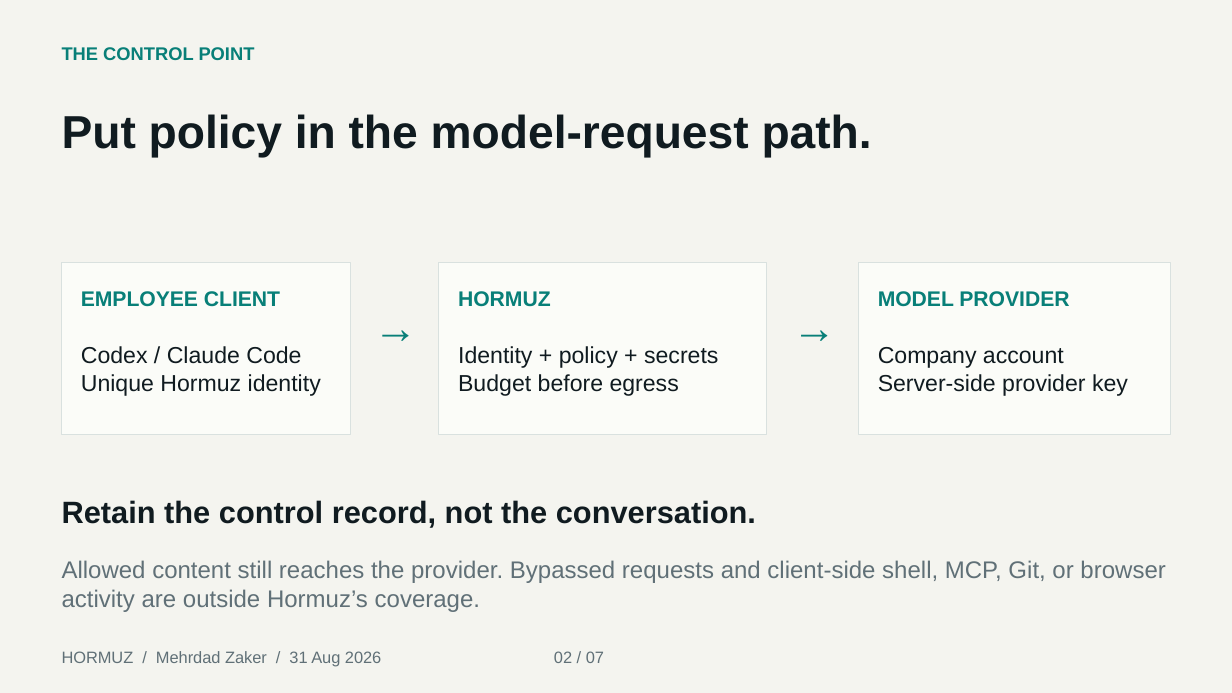
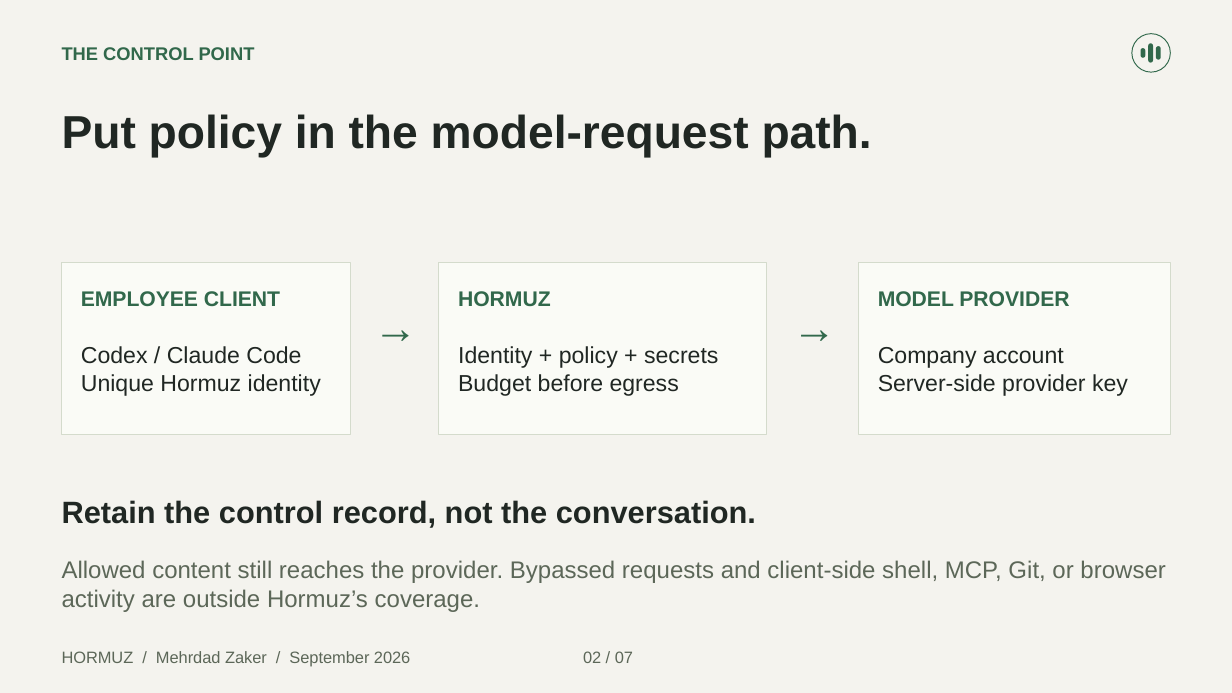
Before and after one commit to Xpounder-com/hormuz, a slide deck: slide 2 of website/public/downloads/hormuz-buyer-briefing.pptx. Drawn at 1232x693 pixels with LibreOffice and Linux fonts; fonts in the diff are those of the drawing. Boxes give left, top, right and bottom in pixels: in the first picture for what was removed or moved away, otherwise in the second. Text is boxed around its words. In the diff, an @@ line names an element or a change of style, - is before the commit and + after.

Commit message:
Build the Hormuz controlled-passage brand across the website and materials

```diff
--- a/website/public/downloads/hormuz-buyer-briefing.pptx
+++ b/website/public/downloads/hormuz-buyer-briefing.pptx
@@ background #F4F4EF to #F4F3EE @@
@@ ellipse added at [1132, 33, 1171, 72], outline #31684B 0.75 pt @@
@@ rounded rectangle added at [1141, 48, 1145, 57], fill #31684B @@
@@ rounded rectangle added at [1149, 43, 1153, 63], fill #31684B @@
@@ rounded rectangle added at [1156, 46, 1161, 60], fill #31684B @@
@@ fill #FBFCF8 to #FAFBF6; outline #D9E1DF 0.75 pt to #D4DBCC 0.75 pt in 3 elements at [62, 262, 350, 433], [439, 262, 766, 433], [859, 262, 1171, 433] @@
@@ text colour #087F78 to #31684B in 6 elements at [62, 47, 255, 60], [81, 291, 280, 306], [458, 291, 551, 306], [878, 291, 1069, 306], [373, 299, 431, 367], [792, 299, 849, 367] @@
@@ text colour #101B20 to #202723 in 5 elements at [62, 114, 872, 157], [81, 346, 321, 396], [458, 346, 718, 396], [878, 347, 1128, 396], [62, 500, 756, 528] @@
@@ text "Allowed content still reaches the ..." at [62, 560, 1165, 612]: text colour #607077 to #5C6758 @@
@@ text at [62, 651, 633, 666]: text changed; text colour #607077 to #5C6758 @@
-HORMUZ / Mehrdad Zaker / 31 Aug 2026 02 / 07
+HORMUZ / Mehrdad Zaker / September 2026 02 / 07
```
Also in this commit, not shown: 6 other slides changed, 32 other files.
